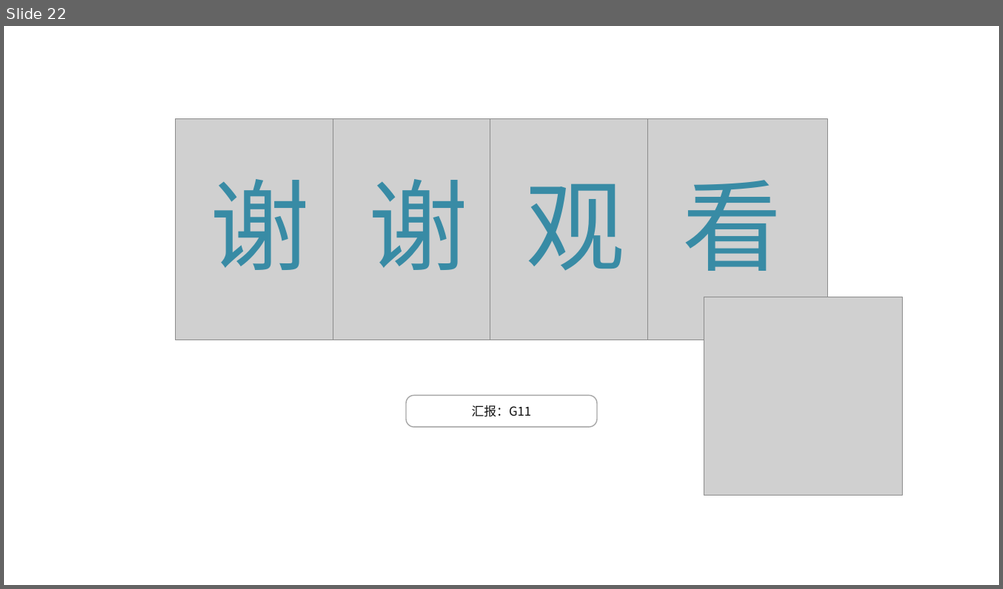
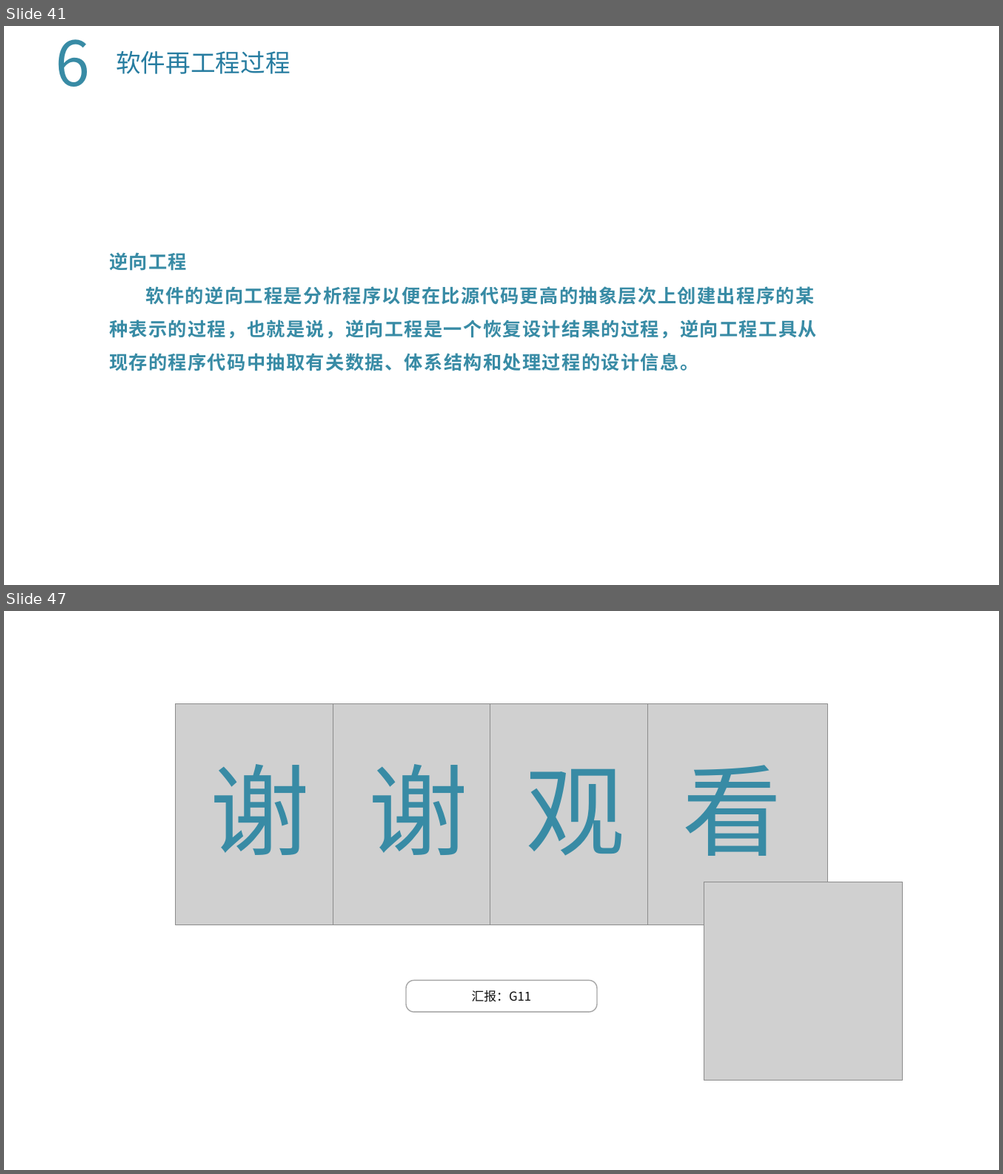
Before and after one commit to lenovo-wu/G11ZUCC, a slide deck: 翻转课堂2.pptx. Shown one above the other, each under a label of ours: slide 22 before the commit, slides 41 and 47 after it; the slides between them are not shown. The pictures are 1003x589 and 1003x1174 pixels, drawn with LibreOffice and Linux fonts; fonts in the diff are those of the drawing; grey boxes stand for pictures; background and template pictures are left out. Boxes give left, top, right and bottom in pixels: in the first picture for what was removed or moved away, otherwise in the second. Text is boxed around its words. In the diff, an @@ line names an element or a change of style, - is before the commit and + after.

```diff
--- a/翻转课堂2.pptx
+++ b/翻转课堂2.pptx
@@ slide 41 added at (4, 26, 999, 585), background picture (left out) @@
@@ text added at (55, 39, 90, 87), 60 pt, text #388BA5 @@
+6
@@ text added at (116, 51, 290, 74), 24 pt, text #267CA0 @@
+软件再工程过程
@@ text added at (109, 252, 817, 372), 18 pt, text #388BA5, bold @@
+逆向工程
+软件的逆向工程是分析程序以便在比源代码更高的抽象层次上创建出程序的某种表示的过程，也就是说，逆向工程是一个恢复设计结果的过程，逆向工程工具从现存的程序代码中抽取有关数据、体系结构和处理过程的设计信息。
@@ what was slide 22 is now slide 47 @@
```
Also in this commit, not shown: 20 slides changed, 24 other slides added.
